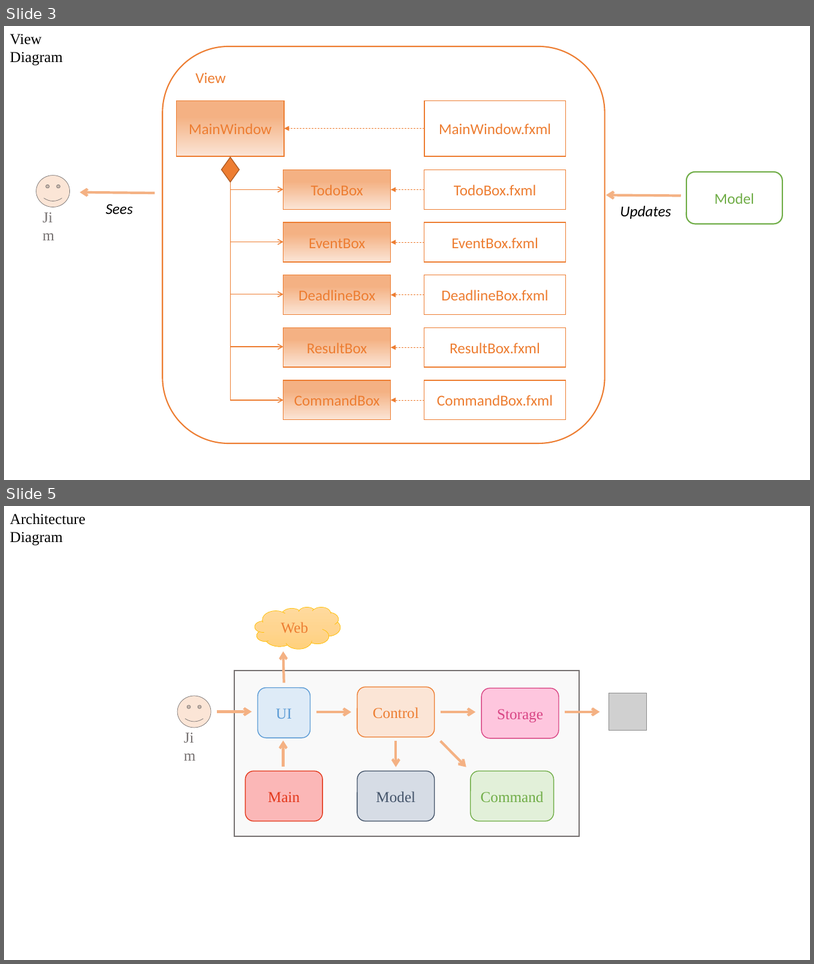
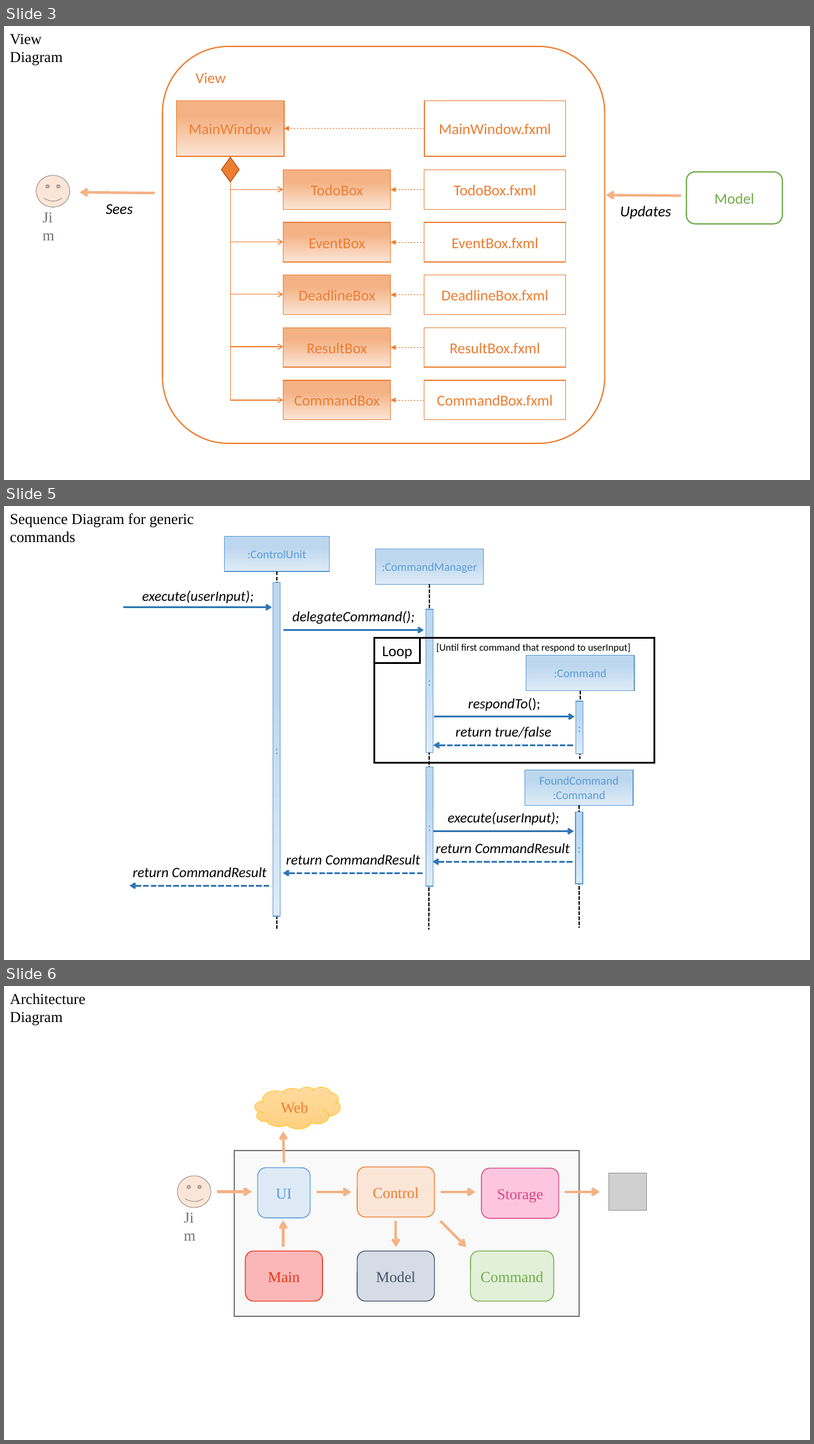
Before and after one commit to CS2103AUG2016-W11-C1/main, a slide deck: doc/DeveloperGuide.pptx. Shown one above the other, each under a label of ours: slides 3 and 5 before the commit, slides 3, 5 and 6 after it; the slides between them are not shown. The pictures are 814x964 and 814x1444 pixels, drawn with LibreOffice and Linux fonts; fonts in the diff are those of the drawing; grey boxes stand for pictures. Boxes give left, top, right and bottom in pixels: in the first picture for what was removed or moved away, otherwise in the second. Text is boxed around its words. In the diff, an @@ line names an element or a change of style, - is before the commit and + after.

```diff
--- a/doc/DeveloperGuide.pptx
+++ b/doc/DeveloperGuide.pptx
@@ slide 5 added at <box>4,506,810,960</box>, background #FFFFFF @@
@@ text added at <box>10,513,194,543</box>, 18 pt, text #000000 @@
+Sequence Diagram for generic commands
@@ group added at <box>124,536,655,930</box>: 11 rectangles, 9 texts, 8 arrows, 4 lines @@
+[Until first command that respond to userInput]
+:ControlUnit
+:CommandManager
+:Command
+FoundCommand
+:Command
+:
+:
+:
+:
+execute(userInput);
+delegateCommand();
+respondTo();
+Loop
+execute(userInput);
+:
+return true/false
+return CommandResult
+return CommandResult
+return CommandResult
@@ what was slide 5 is now slide 6 @@
```
Also in this commit, not shown: 1 slide changed, 3 other files.
